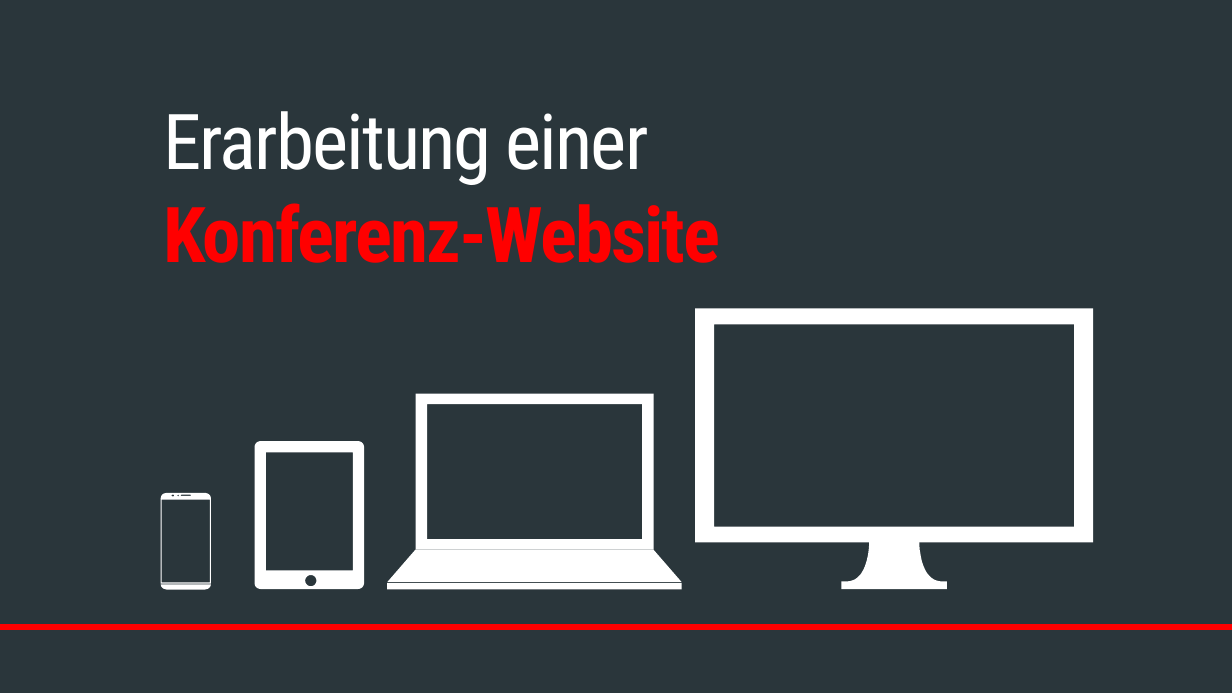
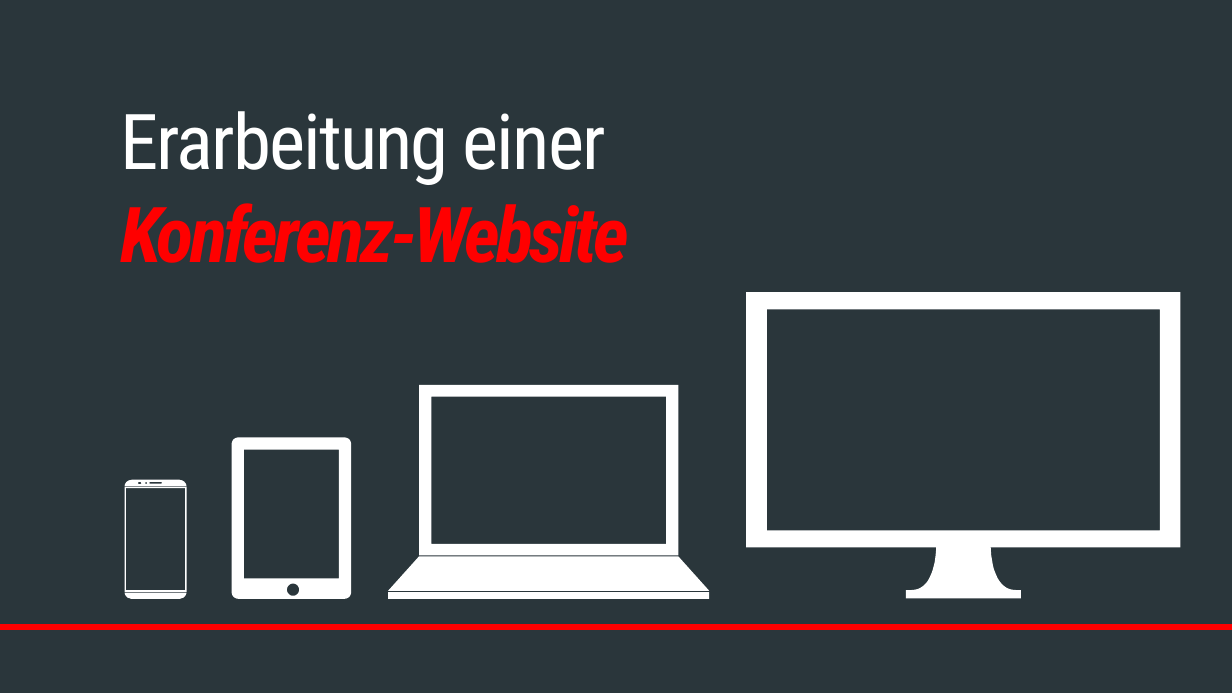
Before and after one commit to CaptainMalzbier/conference-presentation, a slide deck: slide 1 of Erarbeitung einer Konferenzwebsite.pptx. Drawn at 1232x693 pixels with LibreOffice and Linux fonts; fonts in the diff are those of the drawing. Boxes give left, top, right and bottom in pixels: in the first picture for what was removed or moved away, otherwise in the second. Text is boxed around its words. In the diff, an @@ line names an element or a change of style, - is before the commit and + after.

```diff
--- a/Erarbeitung einer Konferenzwebsite.pptx
+++ b/Erarbeitung einer Konferenzwebsite.pptx
@@ title "Erarbeitung einer Konferenz-Website": place and size @@
-title "Erarbeitung einer Konferenz-Website" at [163,111,720,263]
+title "Erarbeitung einer Konferenz-Website" at [120,111,629,263]
@@ title "Erarbeitung einer Konferenz-Website" at [120,111,629,263]: letter spacing -1.5 to -3 pt, italic on in "Konferenz-Website" @@
@@ freeform shape: place and size @@
-freeform shape at [695,309,1093,590]
+freeform shape at [747,292,1181,598]
@@ freeform shape: place and size @@
-freeform shape at [416,394,653,550]
+freeform shape at [420,385,679,555]
@@ freeform shape: place and size @@
-freeform shape at [255,441,365,589]
+freeform shape at [232,437,351,599]
@@ freeform shape: place and size @@
-freeform shape at [161,498,211,584]
+freeform shape at [125,487,187,592]
@@ freeform shape: place and size @@
-freeform shape at [161,493,211,498]
+freeform shape at [125,480,187,486]
@@ freeform shape: place and size @@
-freeform shape at [387,550,682,582]
+freeform shape at [388,556,710,591]
@@ freeform shape: place and size @@
-freeform shape at [161,584,211,590]
+freeform shape at [125,592,187,599]
@@ rectangle removed at [387,583,682,590] @@
@@ freeform shape added at [388,592,710,599], fill #FFFFFF @@
```
Also in this commit, not shown: 2 other slides changed.
